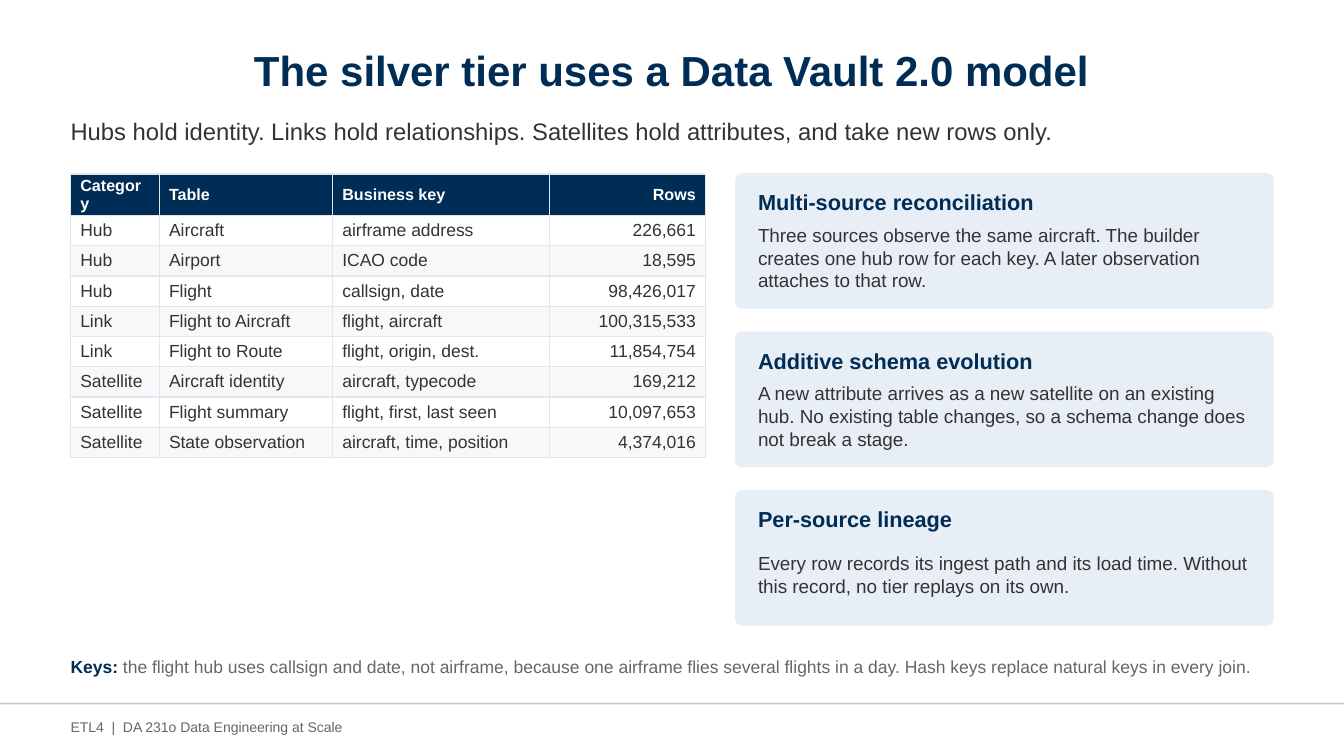
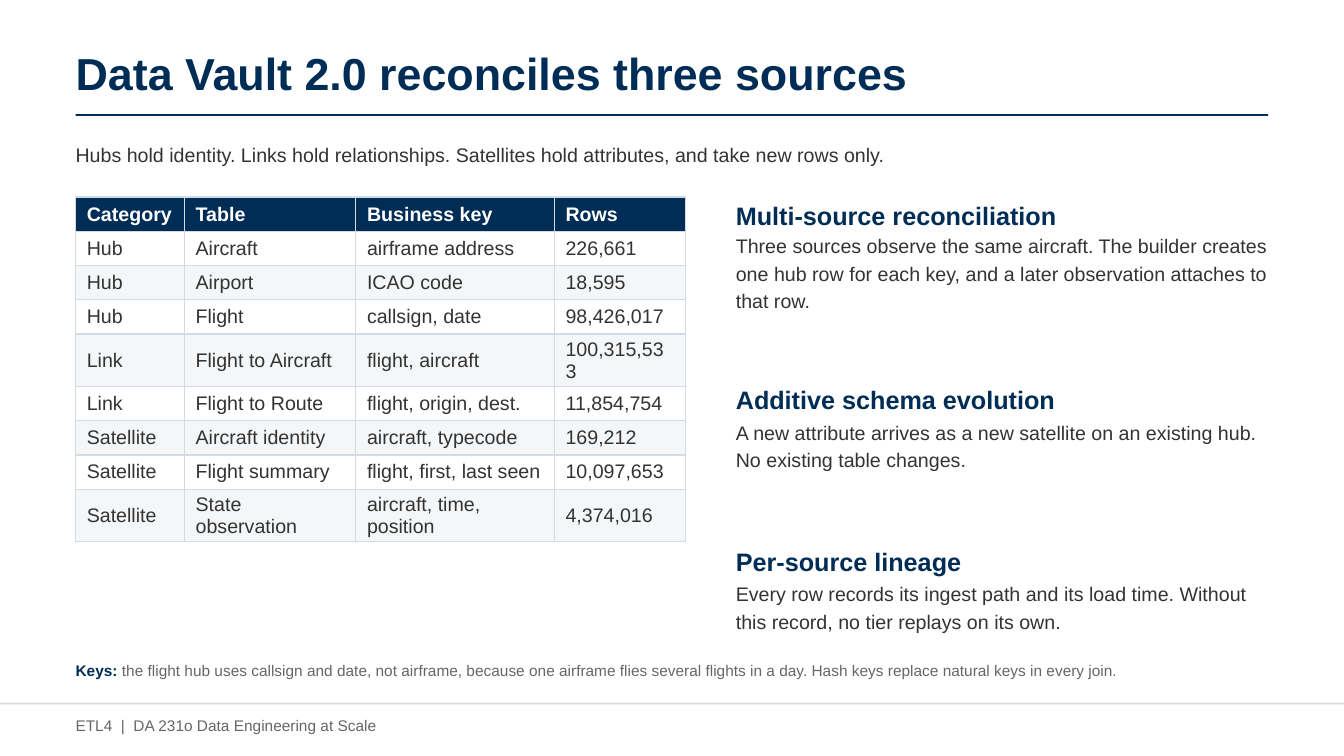
Before and after one commit to AvinashKompalli/Clean-Flight-Paths-from-Noisy-Aircraft-Data-at-Scale, a slide deck: slide 7 of etl4/docs/ETL4_Project_Presentation.pptx (slide 6 before the commit). Drawn at 1344x756 pixels with LibreOffice and Linux fonts; fonts in the diff are those of the drawing. Boxes give left, top, right and bottom in pixels: in the first picture for what was removed or moved away, otherwise in the second. Text is boxed around its words. In the diff, an @@ line names an element or a change of style, - is before the commit and + after.

```diff
--- a/etl4/docs/ETL4_Project_Presentation.pptx
+++ b/etl4/docs/ETL4_Project_Presentation.pptx
@@ title at box(76, 57, 907, 91): text changed; size 30 to 32 pt @@
-The silver tier uses a Data Vault 2.0 model
+Data Vault 2.0 reconciles three sources
@@ line added from (76, 115) to (1268, 115), #002D56 1.25 pt @@
@@ text "Hubs hold identity. Links hold ...": place and size @@
-text "Hubs hold identity. Links hold ..." at box(71, 122, 1052, 145)
+text "Hubs hold identity. Links hold ..." at box(76, 147, 884, 166)
@@ text "Hubs hold identity. Links hold ..." at box(76, 147, 884, 166): size 17 to 14 pt; line spacing 1 to 1.18 @@
@@ rounded rectangle removed at box(736, 174, 1273, 309) @@
@@ table at box(76, 198, 686, 541) @@
@@ fill #F7F8FA to #F4F6F8 in 16 cells @@
@@ size 11.5 to 14 pt in "Category", "Table", "Business key", "Rows" @@
@@ size 12.5 to 14 pt @@
@@ alignment right to left @@
@@ borders changed @@
@@ table: place and size @@
-table at box(71, 174, 706, 456)
+table at box(76, 198, 686, 541)
@@ text "Multi-source reconciliation": place and size @@
-text "Multi-source reconciliation" at box(758, 194, 1034, 211)
+text "Multi-source reconciliation" at box(736, 206, 1056, 226)
@@ text at box(736, 238, 1266, 308): text changed; size 13.5 to 14 pt @@
-Three sources observe the same aircraft. The builder creates one hub row for each key. A later observation attaches to that row.
+Three sources observe the same aircraft. The builder creates one hub row for each key, and a later observation attaches to that row.
@@ rounded rectangle removed at box(736, 333, 1273, 467) @@
@@ text "Additive schema evolution": place and size @@
-text "Additive schema evolution" at box(758, 353, 1032, 370)
+text "Additive schema evolution" at box(736, 390, 1055, 410)
@@ text at box(736, 425, 1256, 471): text changed; size 13.5 to 14 pt @@
-A new attribute arrives as a new satellite on an existing hub. No existing table changes, so a schema change does not break a stage.
+A new attribute arrives as a new satellite on an existing hub. No existing table changes.
@@ rounded rectangle removed at box(736, 491, 1273, 625) @@
@@ size 15.5 to 18 pt; line spacing 1 to 1.12 in 3 elements at box(736, 206, 1056, 226), box(736, 390, 1055, 410), box(736, 552, 961, 576) @@
@@ text "Per-source lineage": place and size @@
-text "Per-source lineage" at box(758, 511, 952, 532)
+text "Per-source lineage" at box(736, 552, 961, 576)
@@ text "Every row records its ingest ...": place and size @@
-text "Every row records its ingest ..." at box(758, 556, 1247, 597)
+text "Every row records its ingest ..." at box(736, 586, 1246, 633)
@@ text "Every row records its ingest ..." at box(736, 586, 1246, 633): size 13.5 to 14 pt; line spacing 1 to 1.18 @@
@@ text "Keys: the flight hub uses ..." at box(76, 665, 1116, 679): size 12.5 to 11 pt; line spacing 1 to 1.22 @@
@@ line (0, 704) - (1344, 704): stroke #BFC8D6 1 pt to #D4DAE2 1 pt @@
@@ text "ETL4 | DA 231o Data ..." at box(76, 720, 377, 734): size 10 to 11 pt @@
```
Also in this commit, not shown: 19 other slides changed, 4 slides added, 1 other file.
